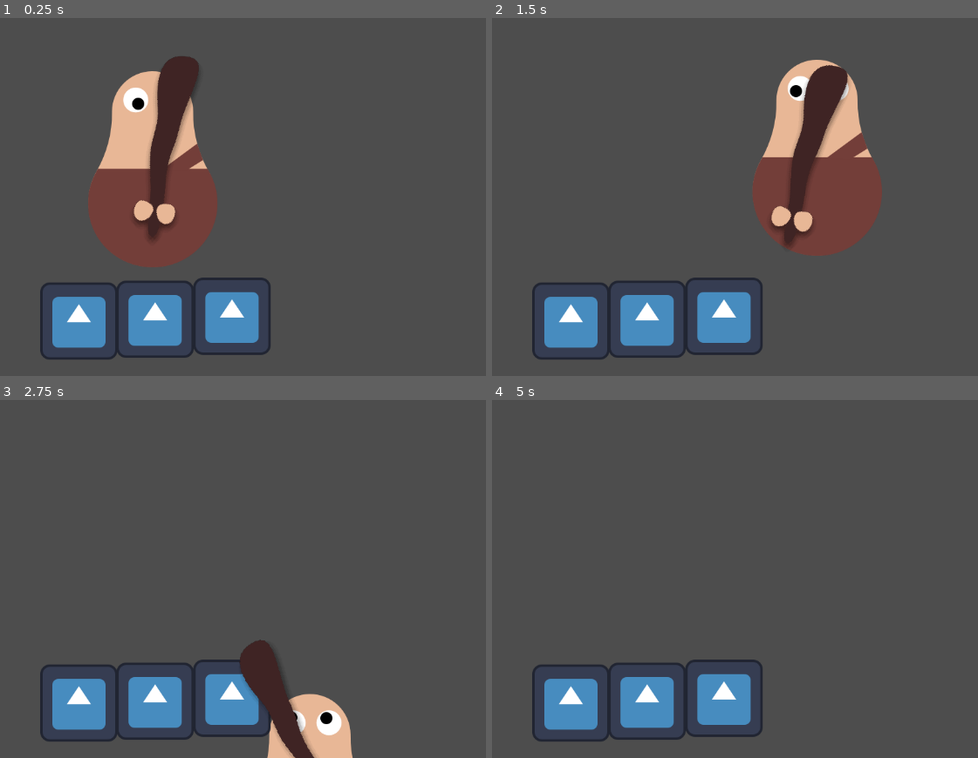
Above: before the commit, frames 1-4 (two rows, left to right).
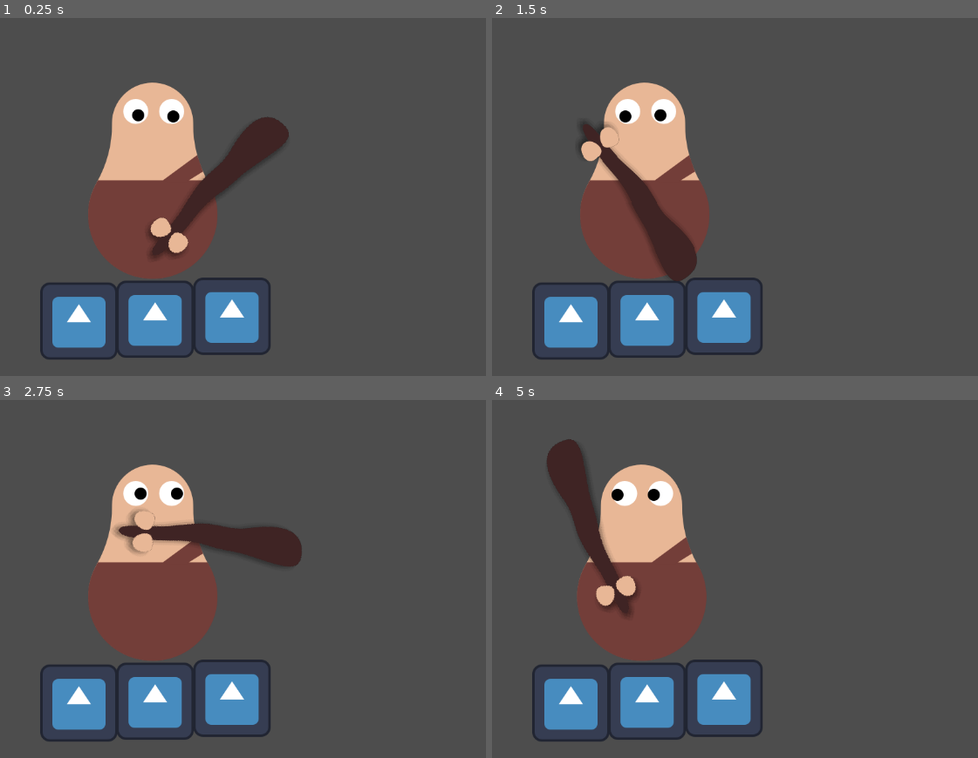
Above: after the commit, the same moments.

Repository: pedrogomesleite/uga-buga
Game: Godot game, scene res://scenes/CenaTeste.tscn
Two runs of this game, one before a commit and one after it. Both use one fixed random seed, a clock stepped at 60 frames per second and the inputs below. The engine's default icon, where the game draws it, is replaced by a stand-in: a white triangle on a blue panel in a dark square.
Inputs (mouse positions are in pixels of both pictures, inside the frame that each line leads up to):
- Up to frame 1 (0.25 s): no input
- Up to frame 2 (1.5 s): tap Enter (ui_accept) at 0.5, 0.6, 0.77, 1.07, 1.35 s; move the mouse to (866, 161) at 0.52 s; hold Right (ui_right) from 0.53 s (still down); click (866, 161) at 0.67 s; move the mouse to (574, 200) at 1.27 s; click (574, 200) at 1.42 s
- Up to frame 3 (2.75 s): tap Enter (ui_accept) at 1.52, 1.82, 2.1 s; move the mouse to (291, 475) at 2.02 s; release Right (ui_right) at 2.03 s; hold Left (ui_left) from 2.03 s (still down); click (291, 475) at 2.17 s
- Up to frame 4 (5 s): move the mouse to (681, 639) at 2.77 s; release Left (ui_left) at 2.78 s; hold Right (ui_right) 2.78-4.28 s; tap Enter (ui_accept) at 2.85, 3.02, 3.32, 3.6, 3.77, 4.07, 4.35, 4.52, 4.82 s; click (681, 639) at 2.92 s; move the mouse to (924, 621) at 3.52 s; click (924, 621) at 3.67 s; move the mouse to (506, 503) at 4.27 s; hold Left (ui_left) from 4.28 s (still down); click (506, 503) at 4.42 s

The runs differ from the first frame. In frame 1, 8.0% of the frame differs, in the area x 18-60%, y 10-73%; in frame 2, 22%, in the area x 17-81%, y 11-74%; in frame 3, 16%; in frame 4, 12%.

Commit message:
feat: comeco do calculo de empurrao do meu mano Guga

Diff:
--- a/scenes/Guga.tscn
+++ b/scenes/Guga.tscn
@@ -55,3 +55,5 @@
 
 [node name="Sprite2D" type="Sprite2D" parent="CharacterBody2D/Olhos/OlhoD" unique_id=409606852]
 texture = ExtResource("5_52iyu")
+
+[connection signal="objeto_tocado" from="CharacterBody2D/Pau" to="CharacterBody2D" method="_on_pau_objeto_tocado"]
--- a/scenes/PauPadrao.gdshader
+++ b/scenes/PauPadrao.gdshader
@@ -2,16 +2,14 @@
 
 uniform vec4 shadow_color : source_color = vec4(0.0, 0.0, 0.0, 0.5);
 uniform vec2 offset = vec2(5.0, 5.0);
-uniform float blur_amount : hint_range(0.0, 5.0) = 2.0; // Controla a suavidade
+uniform float blur_amount : hint_range(0.0, 5.0) = 2.0;
 
 void fragment() {
     vec4 sprite_color = texture(TEXTURE, UV);
     vec2 ps = TEXTURE_PIXEL_SIZE;
 
-    // Amostragem múltipla para criar o efeito de desfoque (Blur)
     float shadow_alpha = 0.0;
 
-    // Criamos uma pequena grade de amostras ao redor do offset
     for(float x = -1.0; x <= 1.0; x++) {
         for(float y = -1.0; y <= 1.0; y++) {
             vec2 blur_offset = vec2(x, y) * blur_amount;
@@ -19,13 +17,10 @@
         }
     }
 
-    // Tiramos a média das 9 amostras
     shadow_alpha /= 9.0;
 
-    // Aplicamos a cor e a opacidade da sombra
     vec3 final_color = mix(shadow_color.rgb, sprite_color.rgb, sprite_color.a);
 
-    // A sombra só aparece onde o sprite original é transparente
     float final_alpha = max(sprite_color.a, shadow_alpha * shadow_color.a);
 
     COLOR = vec4(final_color, final_alpha);
--- a/scenes/PauPadrao.tscn
+++ b/scenes/PauPadrao.tscn
@@ -1,12 +1,9 @@
 [gd_scene format=3 uid="uid://bxid8pbxf48t2"]
 
 [ext_resource type="Script" uid="uid://12v3jqfcrlo7" path="res://scripts/pau.gd" id="1_rnbof"]
+[ext_resource type="Script" uid="uid://dlp7eov0ofgy4" path="res://scenes/pau_padrao.gd" id="1_ub4ok"]
 [ext_resource type="Shader" uid="uid://bsodxxcu0fv44" path="res://scenes/PauPadrao.gdshader" id="2_amlij"]
 [ext_resource type="Texture2D" uid="uid://dtcxudcbt2aca" path="res://assets/Porrete.svg" id="2_rnbof"]
-
-[sub_resource type="CapsuleShape2D" id="CapsuleShape2D_s64mm"]
-radius = 48.0
-height = 316.0
 
 [sub_resource type="ShaderMaterial" id="ShaderMaterial_ub4ok"]
 shader = ExtResource("2_amlij")
@@ -16,18 +13,20 @@
 
 [node name="Pau" type="Node2D" unique_id=1091668880]
 z_index = 1
+script = ExtResource("1_ub4ok")
 
-[node name="RigidBody2D" type="RigidBody2D" parent="." unique_id=12010396]
+[node name="RigidBody2D" type="CharacterBody2D" parent="." unique_id=184975436]
 collision_layer = 2
 collision_mask = 2
-gravity_scale = 0.0
 script = ExtResource("1_rnbof")
-
-[node name="Pau" type="CollisionShape2D" parent="RigidBody2D" unique_id=1156552929]
-shape = SubResource("CapsuleShape2D_s64mm")
 
 [node name="Sprite2D" type="Sprite2D" parent="RigidBody2D" unique_id=1427643125]
 material = SubResource("ShaderMaterial_ub4ok")
 position = Vector2(0, -9.536743e-07)
 rotation = 0.6719518
 texture = ExtResource("2_rnbof")
+
+[node name="CollisionPolygon2D" type="CollisionPolygon2D" parent="RigidBody2D" unique_id=1655537494]
+polygon = PackedVector2Array(-18, -115, -13, -153, 4, -169, 21, -171, 37, -167, 43, -162, 45, -143, 39, -120, 32, -101, 20, -27, 12, 46, 14, 75, -7, 78, -9, 57, -11, 42, -14, 24, -15, -11, -14, -33, -11, -67, -15, -93)
+
+[connection signal="objeto_tocado" from="RigidBody2D" to="." method="_on_rigid_body_2d_objeto_tocado"]
--- /dev/null
+++ b/scenes/pau_padrao.gd
@@ -0,0 +1,6 @@
+extends Node2D
+
+signal objeto_tocado(corpo, direcao)
+
+func _on_rigid_body_2d_objeto_tocado(corpo: Variant, direcao: Variant) -> void:
+	objeto_tocado.emit(corpo, direcao)
--- a/scripts/character_body_2d.gd
+++ b/scripts/character_body_2d.gd
@@ -1,25 +1,27 @@
 extends CharacterBody2D
 
+const SPEED = 300.0
+@export var forca_impacto: float = 50.0
+@export var friccao_empurrao: float = 20.0
 
-const SPEED = 300.0
-const JUMP_VELOCITY = -400.0
-
+var empurrao_velocity: Vector2 = Vector2.ZERO
 
 func _physics_process(delta: float) -> void:
-	# Add the gravity.
 	if not is_on_floor():
 		velocity += get_gravity() * delta
 
-	# Handle jump.
-	if Input.is_action_just_pressed("ui_accept") and is_on_floor():
-		velocity.y = JUMP_VELOCITY
+	empurrao_velocity = empurrao_velocity.lerp(Vector2.ZERO, friccao_empurrao * delta)
 
-	# Get the input direction and handle the movement/deceleration.
-	# As good practice, you should replace UI actions with custom gameplay actions.
-	var direction := Input.get_axis("ui_left", "ui_right")
-	if direction:
-		velocity.x = direction * SPEED
-	else:
-		velocity.x = move_toward(velocity.x, 0, SPEED)
+	velocity += empurrao_velocity
+	move_and_slide()
 
-	move_and_slide()
+	velocity.x = 0
+
+func _on_pau_objeto_tocado(corpo: Variant, direcao: Variant) -> void:
+	var posicao_relativa = corpo.global_position - global_position
+
+	var vel_mouse = remap(Input.get_last_mouse_velocity().length(), 0, 2000, 0, 2)
+	var forca_final = forca_impacto
+	print(-posicao_relativa.normalized(), -direcao, position)
+	var vetor_impulso = -posicao_relativa.normalized() * forca_final
+	empurrao_velocity = vetor_impulso.limit_length(2000.0)
--- a/scripts/pau.gd
+++ b/scripts/pau.gd
@@ -1,19 +1,16 @@
-extends RigidBody2D
+extends CharacterBody2D
 
 
-# Called when the node enters the scene tree for the first time.
-func _ready() -> void:
-	pass # Replace with function body.
-
+signal objeto_tocado(corpo, direcao)
 
 @export var velocidade_rotacao: float = 2
 @export var raio_maximo: float = 100.0
 @export var velocidade_movimento: float = 4.0
 
 # Called every frame. 'delta' is the elapsed time since the previous frame.
-func _process(delta: float) -> void:
+func _physics_process(delta: float) -> void:
+	var vel_mouse = Input.get_last_mouse_velocity()
 	var mouse_relativo = get_parent().get_local_mouse_position()
-
 	# ir em direcao ao mouse
 	var alvo_limitado = mouse_relativo.limit_length(raio_maximo)
 	position = position.lerp(alvo_limitado, velocidade_movimento * delta)
@@ -22,17 +19,11 @@
 	var angulo_alvo = mouse_relativo.angle()
 	rotation = lerp_angle(rotation, angulo_alvo + PI/2, velocidade_rotacao * delta)
 
-func _on_body_entered(body: Node) -> void:
-	# 1. Pegamos a posição global do que tocamos
-	var posicao_tocado = body.global_position
+	checar_colisoes()
 
-	# 2. Calculamos a direção (Vetor que aponta para o alvo)
-	var direcao = (posicao_tocado - global_position).normalized()
-
-	print("Toquei em algo na direção: ", direcao)
-
-	# Exemplo: Se quiser saber se está à direita ou esquerda
-	if direcao.x > 0:
-		print("O objeto está à minha direita")
-	else:
-		print("O objeto está à minha esquerda")
+func checar_colisoes():
+	var colisao = move_and_collide(Vector2.ZERO)
+	if colisao:
+		var corpo = colisao.get_collider()
+		var direcao = (corpo.global_position - global_position).normalized()
+		objeto_tocado.emit(corpo, direcao)
Not shown, added: scenes/pau_padrao.gd.uid
Not shown, changed: .gitignore
